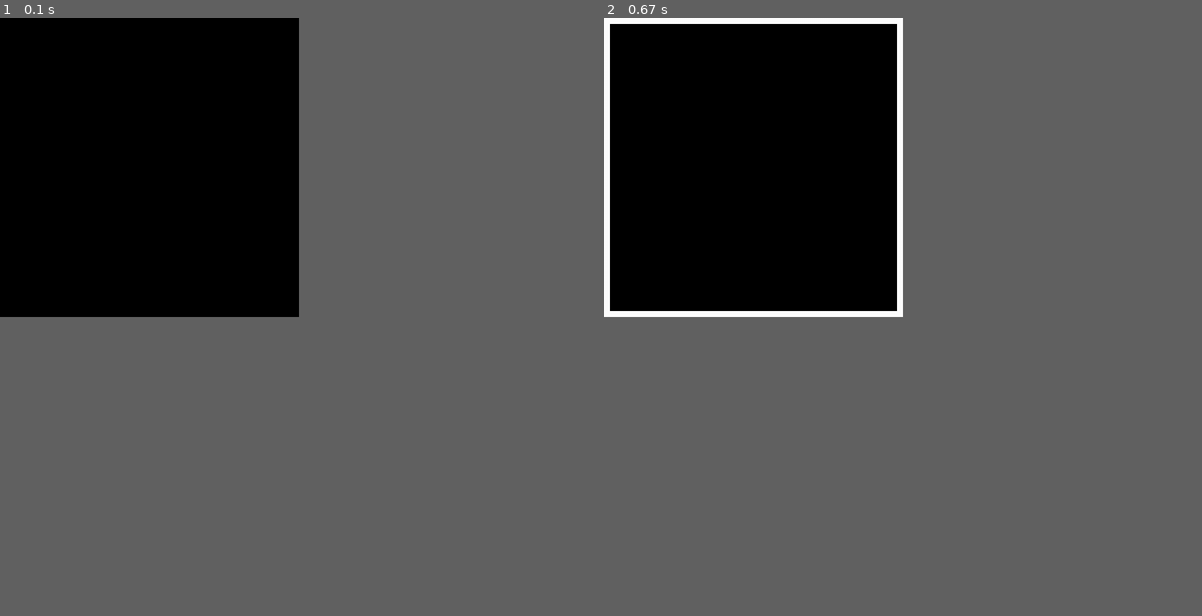
Above: before the commit, frames 1-2 (left to right).
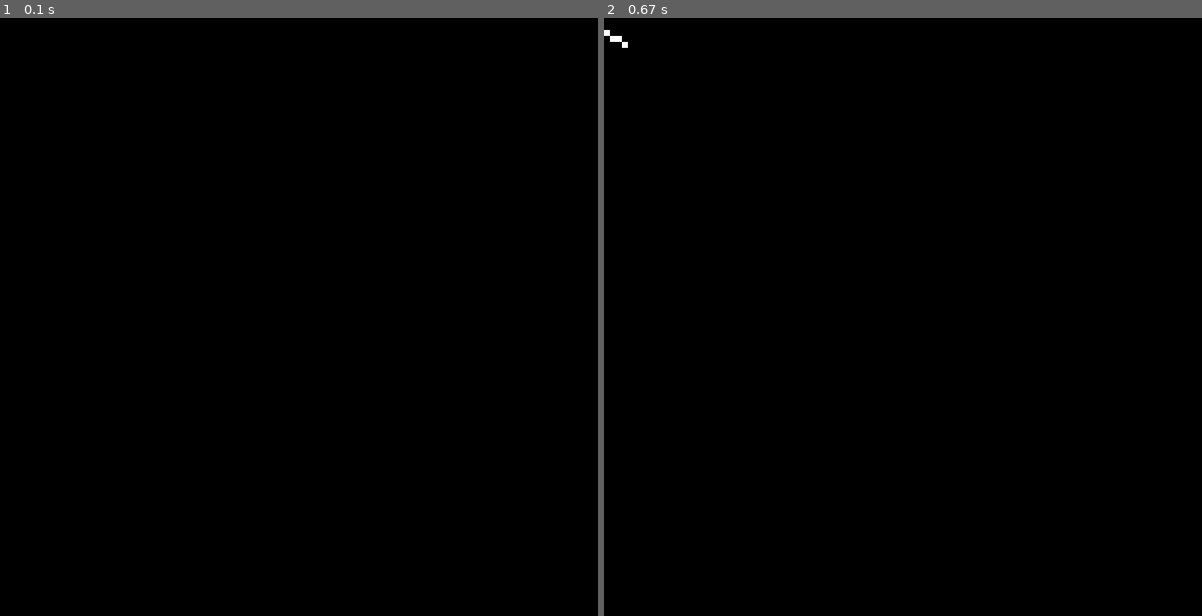
Above: after the commit, the same moments.

Repository: Basstma/PathfindingAlgorithmWithPygame
Game: pygame game, started from visualization.py
Same seed, same stepped clock (60 frames per second), same inputs: the game is played once before the commit and once after it.
Inputs:
- Up to frame 1 (0.1 s): no input
- Up to frame 2 (0.67 s): tap S at 0.33 s
In our replay, the window is 450x450 before the commit and 900x900 after it. These sizes can differ from the game's own. Grey fills any space a smaller window leaves; there, only what the larger window draws over its background counts as a difference.

The runs differ from the first frame. In frame 1, only the window size differs. In frame 2, 2.0% of the frame differs, in the area x 0-50%, y 0-50%.

Commit message:
Can build Maze

Diff:
--- a/Maze.py
+++ b/Maze.py
@@ -1,5 +1,6 @@
 import numpy as np
 from threading import Thread
+import time
 
 from Objects import *
 
@@ -8,14 +9,13 @@
     def __init__(self, size):
         self.size = size
         self.maze = [[None for i in range(self.size[0])] for j in range(self.size[1])]
-        print('x:', len(self.maze[0]), 'y:', len(self.maze))
 
-        for i in range(self.size[1]):
-            for j in range(self.size[0]):
-                if i == 0 or i == self.size[1]-1:
-                    self.maze[i][j] = Wall(x=j, y=i)
-                if j == 0 or j == self.size[0]-1:
-                    self.maze[i][j] = Wall(x=j, y=i)
+        #for i in range(self.size[1]):
+        #    for j in range(self.size[0]):
+        #        if i == 0 or i == self.size[1]-1:
+        #            self.maze[i][j] = Wall(x=j, y=i)
+        #        if j == 0 or j == self.size[0]-1:
+        #            self.maze[i][j] = Wall(x=j, y=i)
 
         self.pos = {}
 
@@ -25,7 +25,42 @@
 
     def create(self):
         np.random.seed(66)
-        start_point = np.random.randint
+        actual_point = (0, 2)
+        points = {
+            str(actual_point[0]) + ':' + str(actual_point[1]): self.maze[actual_point[1]][actual_point[0]]
+        }
+
+        actual = points[str(actual_point[0]) + ':' + str(actual_point[1])]
+
+        while points.keys():
+            """
+            Takes all neighbor in points.
+            Only not if they already in points. Than look if this point is a Wall if yes:
+                If more than one wall returned than self cant be an new wall
+            """
+            if not actual:
+                actual = Positon(actual_point[0], actual_point[1])
+            neighbor = actual.get_neighbor(self.size)
+            wall_count = 0
+            for p in neighbor:
+                p_name = str(p[0]) + ':' + str(p[1])
+                if p_name not in points.keys():
+                    points[p_name] = self.maze[p[1]][p[0]]
+                if type(points[p_name]) == Wall:
+                    wall_count += 1
+
+            if wall_count <= 1: #np.random.randint(1, 3):
+                self.maze[actual_point[1]][actual_point[0]] = Wall(actual_point[0], actual_point[1])
+                points[str(actual_point[0]) + ':' + str(actual_point[1])] = self.maze[actual_point[1]][actual_point[0]]
+
+            del points[str(actual_point[0]) + ':' + str(actual_point[1])]
+
+            actual_point = neighbor[np.random.randint(0, len(neighbor))]
+            actual = points[str(actual_point[0]) + ':' + str(actual_point[1])]
+
+            time.sleep(0.001)
+
+
 
 
 if __name__ == '__main__':
--- a/Objects.py
+++ b/Objects.py
@@ -8,6 +8,21 @@
     def get_coordinates(self):
         return self.x, self.y
 
+    def get_neighbor(self, size):
+        neighbor = []
+
+        pos_x = (-1, 0, 1)
+        pos_y = (-1, 0, 1)
+        for y in pos_y:
+            for x in pos_x:
+                if x == 0 and y == 0:
+                    continue
+                elif self.x + x < 0 or self.x + x >= size[0] or self.y + y < 0 or self.y + y >= size[1]:
+                    continue
+                else:
+                    neighbor.append((self.x + x, self.y + y))
+        return neighbor
+
 
 class Wall(Positon):
     def __init__(self, x, y):
--- a/test.py
+++ b/test.py
@@ -0,0 +1,4 @@
+import numpy as np
+
+if []:
+    print("LEer")
--- a/visualization.py
+++ b/visualization.py
@@ -6,7 +6,7 @@
 
 class Visio:
     def __init__(self):
-        self.maze = Maze(size=(50, 50))
+        self.maze = Maze(size=(100, 100))
         self.scale = 10
 
         self.running = True
